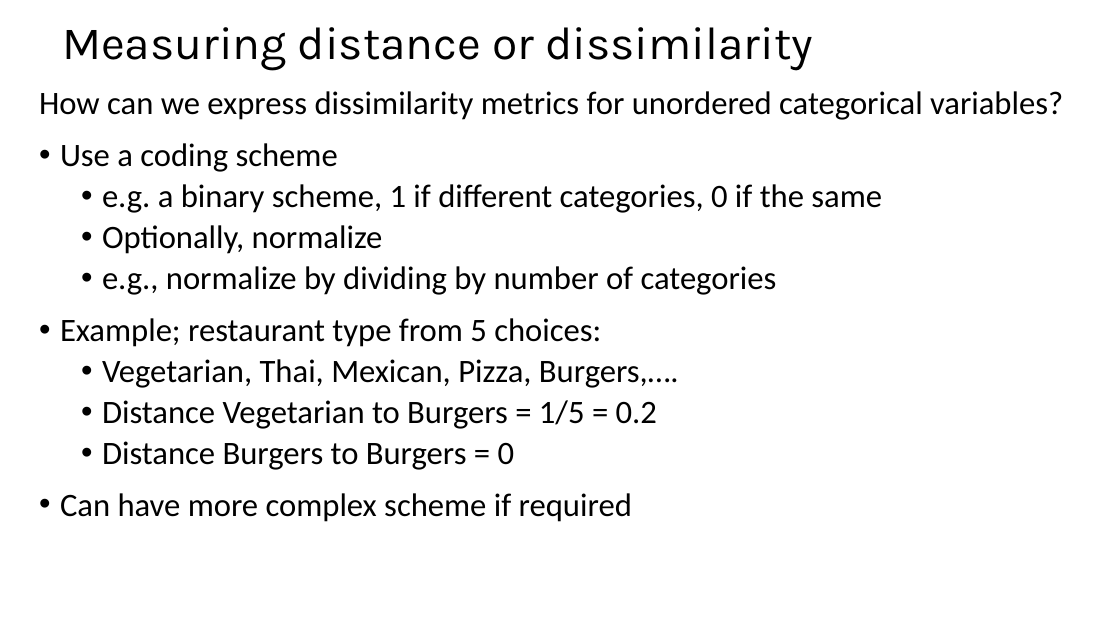
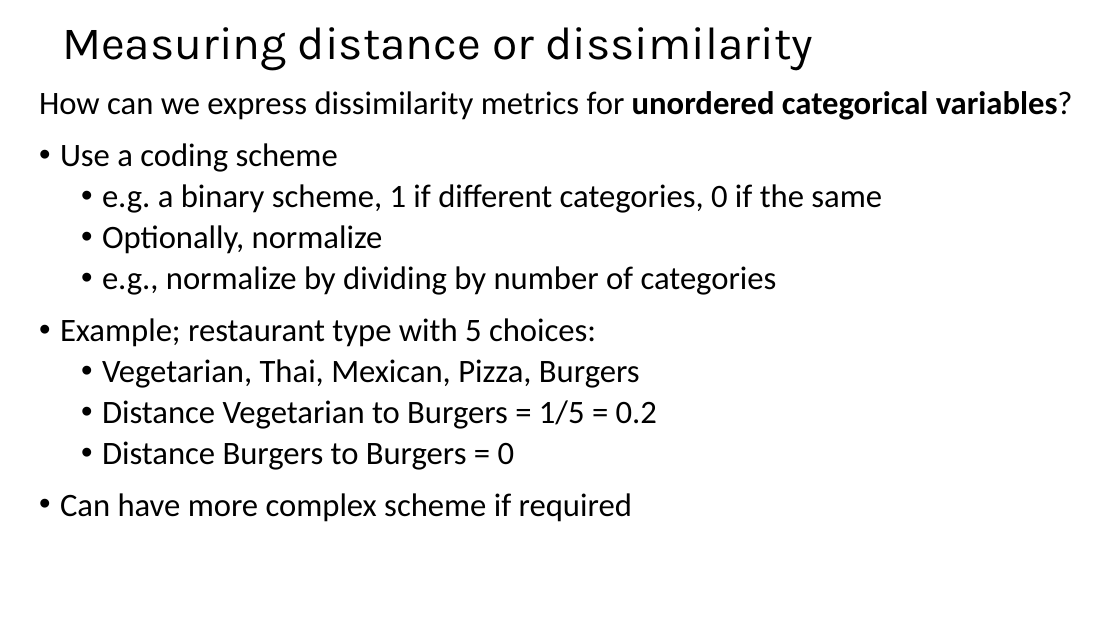
Before and after one commit to StephenElston/CSCI-E-108, a slide deck: slide 18 of slides/4_DistanceAndSimilarityMeasures_Part1.pptx (slide 17 before the commit). Drawn at 1120x630 pixels with LibreOffice and Linux fonts; fonts in the diff are those of the drawing. Boxes give left, top, right and bottom in pixels: in the first picture for what was removed or moved away, otherwise in the second. Text is boxed around its words. In the diff, an @@ line names an element or a change of style, - is before the commit and + after.

```diff
--- a/slides/4_DistanceAndSimilarityMeasures_Part1.pptx
+++ b/slides/4_DistanceAndSimilarityMeasures_Part1.pptx
@@ text at (x1=39, y1=91, x2=1073, y2=120): bold on in "unordered categorical variables?" @@
@@ text at (x1=60, y1=318, x2=640, y2=388): text changed @@
-• Example; restaurant type from 5 choices:
-  • Vegetarian, Thai, Mexican, Pizza, Burgers,….
+• Example; restaurant type with 5 choices:
+  • Vegetarian, Thai, Mexican, Pizza, Burgers
```
Also in this commit, not shown: 7 other slides changed, 7 slides added.
